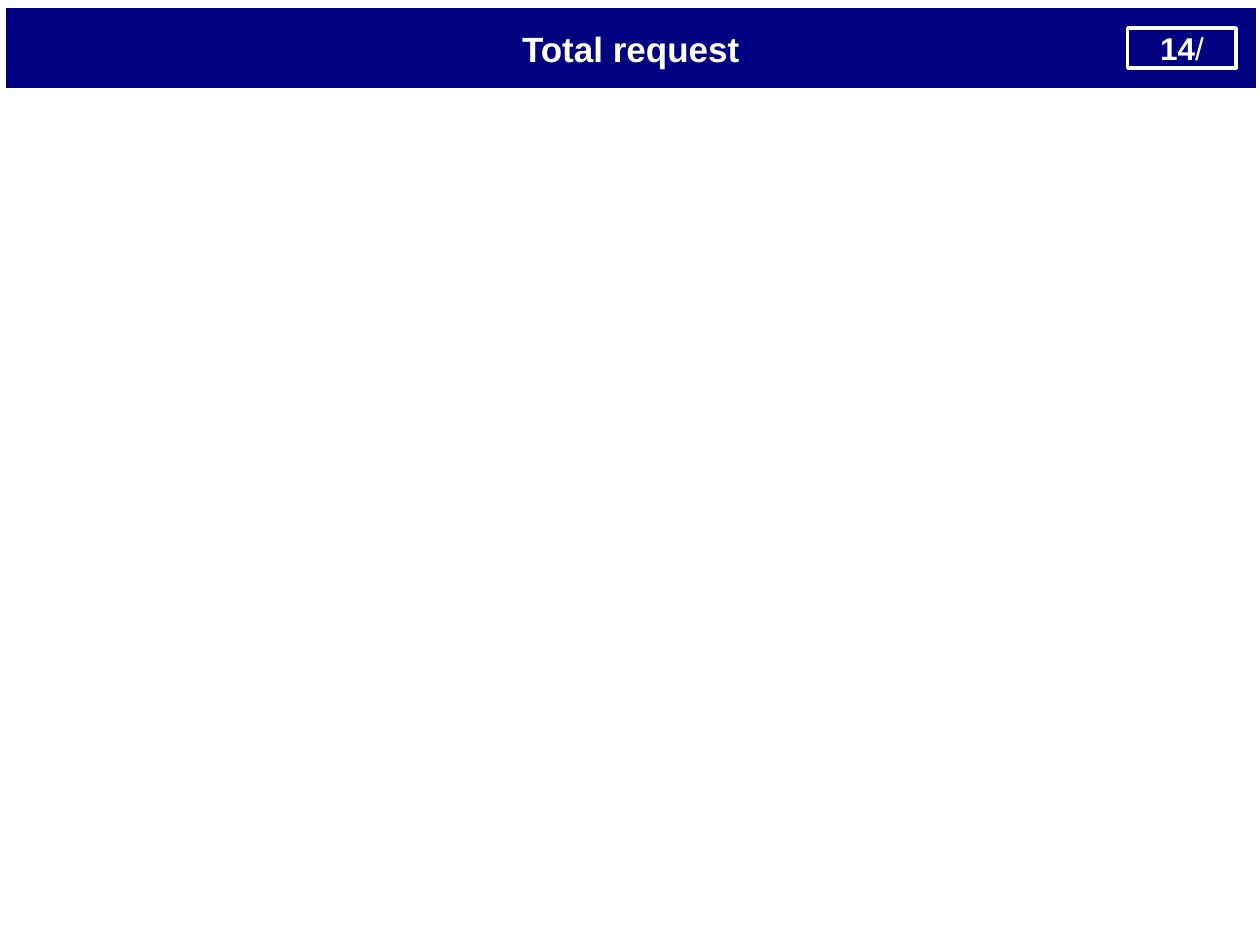
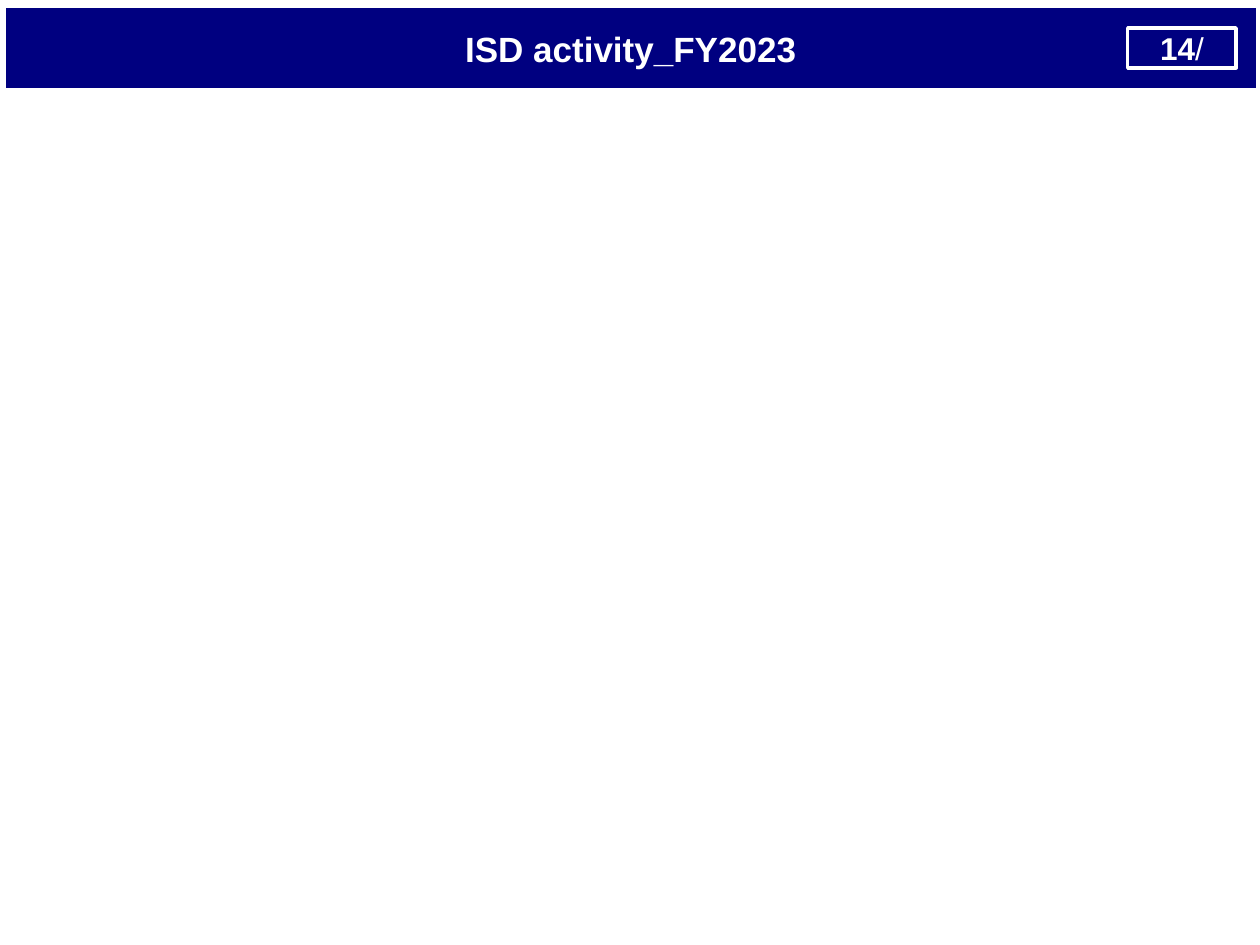
Before and after one commit to thietbicongnghevietnam/ReportPSNV, a slide deck: slide 14 of Report_Nguyen Nhu Minh.pptx. Drawn at 1260x945 pixels with LibreOffice and Linux fonts; fonts in the diff are those of the drawing. Boxes give left, top, right and bottom in pixels: in the first picture for what was removed or moved away, otherwise in the second. Text is boxed around its words. In the diff, an @@ line names an element or a change of style, - is before the commit and + after.

```diff
--- a/Report_Nguyen Nhu Minh.pptx
+++ b/Report_Nguyen Nhu Minh.pptx
@@ text in rectangle at [465,36,796,68]: text changed @@
-Total request
+ISD activity_FY2023
```
Also in this commit, not shown: 3 other slides changed, 2 other files.
